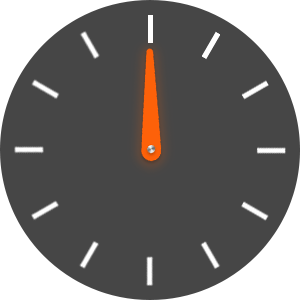
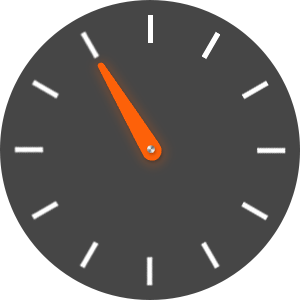
Revision of a layered 300 x 300 image; what changed, layer by layer:
painted on "what-the-clock-minute-hand-neon-orange-2" over [89, 40, 173, 171]
